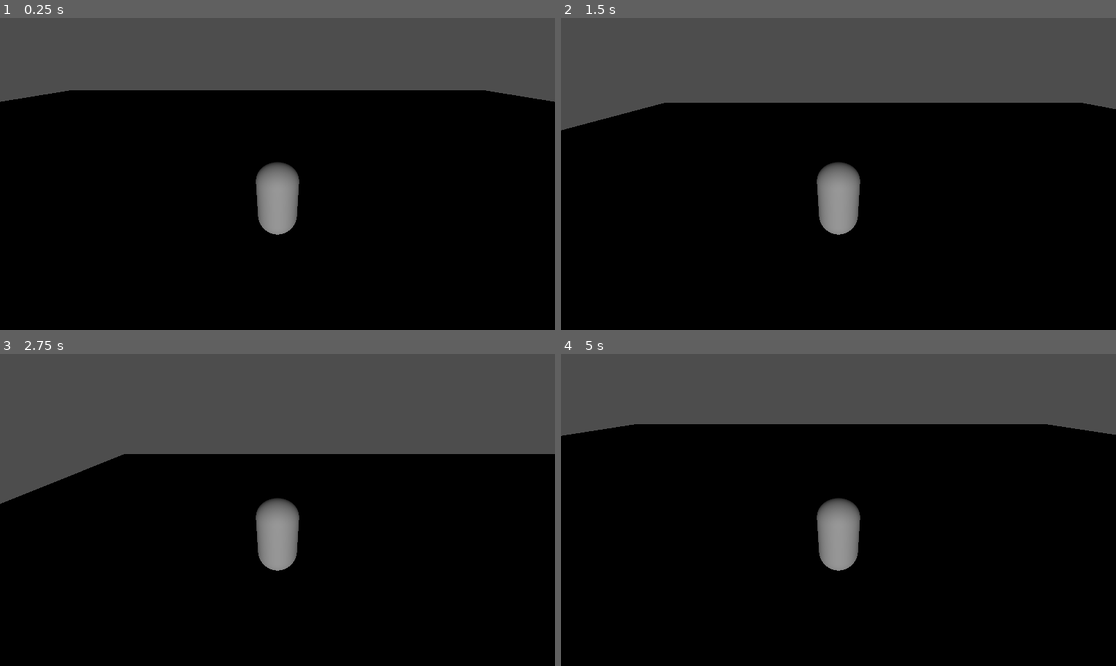
Above: before the commit, frames 1-4 (two rows, left to right).
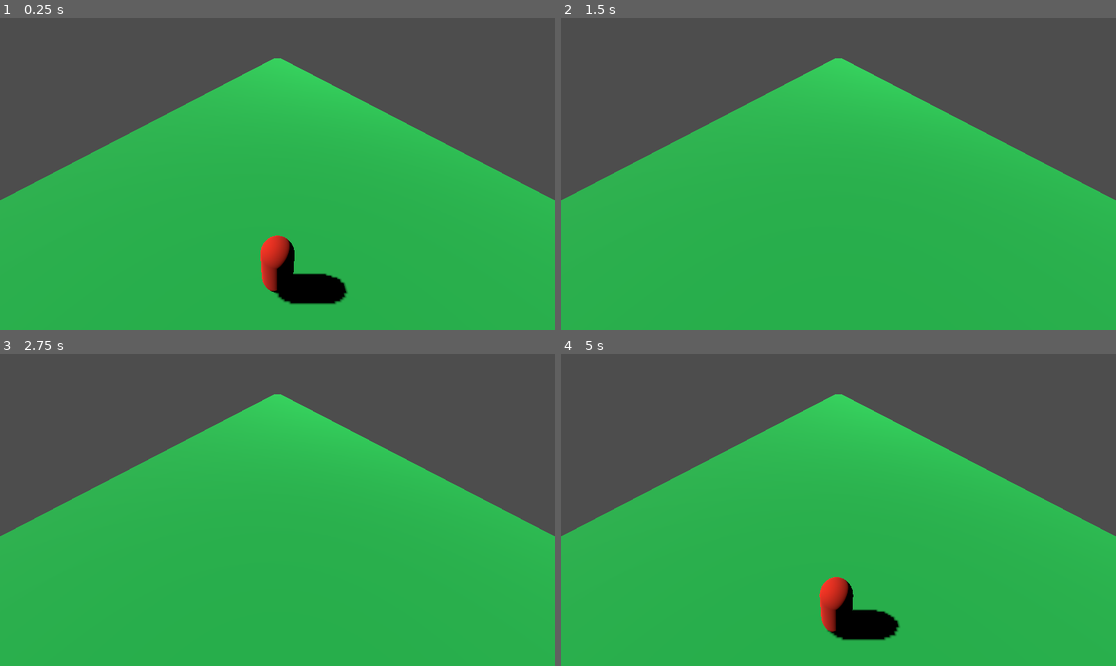
Above: after the commit, the same moments.

Repository: Sumit-Kumar1/GodotRunner
Game: Godot game, scene res://scene/main.tscn
Two runs of this game, one before a commit and one after it. Both use one fixed random seed, a clock stepped at 60 frames per second and the inputs below.
Inputs:
- Up to frame 1 (0.25 s): no input
- Up to frame 2 (1.5 s): hold Right (move_right) 0.53-1.28 s; hold Space (jump) 0.53-1.28 s; hold S (move_back) from 1.28 s (still down); tap Space (jump) at 1.35 s
- Up to frame 3 (2.75 s): tap Space (jump) at 1.52, 1.82 s; release S (move_back) at 2.03 s; hold Right (move_right) from 2.03 s (still down); hold Space (jump) from 2.03 s (still down)
- Up to frame 4 (5 s): release Right (move_right) at 2.78 s; release Space (jump) at 2.78 s; hold W (move_forward) 2.78-3.53 s; tap Space (jump) at 2.85, 3.02, 3.32, 4.35, 4.52, 4.82 s; hold Space (jump) 3.53-4.28 s; hold A (move_left) from 3.53 s (still down)

The runs differ from the first frame. In frame 1, 76% of the frame differs, in the area x 0-100%, y 12-100%; in frame 2, 74%; in frame 3, 70%; in frame 4, 77%.

Commit message:
Fixed the player movement, added player-Follow script

Diff:
--- a/scene/main.tscn
+++ b/scene/main.tscn
@@ -1,32 +1,38 @@
-[gd_scene load_steps=4 format=3 uid="uid://bn6thegnjh1yr"]
+[gd_scene load_steps=6 format=3 uid="uid://bn6thegnjh1yr"]
 
+[ext_resource type="Script" path="res://scene/player_follow.gd" id="1_5dvwg"]
 [ext_resource type="PackedScene" uid="uid://c0txbsrj88qfn" path="res://scene/player.tscn" id="1_6cc73"]
 
-[sub_resource type="BoxShape3D" id="BoxShape3D_a3lla"]
-size = Vector3(60, 2, 60)
+[sub_resource type="StandardMaterial3D" id="StandardMaterial3D_st4e7"]
+albedo_color = Color(0.1422, 0.79, 0.325743, 0.760784)
 
 [sub_resource type="BoxMesh" id="BoxMesh_5kko3"]
-size = Vector3(60, 2, 60)
+material = SubResource("StandardMaterial3D_st4e7")
+size = Vector3(30, 2, 2000)
+
+[sub_resource type="BoxShape3D" id="BoxShape3D_a3lla"]
+size = Vector3(30, 2, 2000)
 
 [node name="Main" type="Node3D"]
 
 [node name="Ground" type="StaticBody3D" parent="."]
 transform = Transform3D(1, 0, 0, 0, 1, 0, 0, 0, 1, 0, 5.26694, 0)
 
+[node name="MeshInstance3D" type="MeshInstance3D" parent="Ground"]
+mesh = SubResource("BoxMesh_5kko3")
+
 [node name="CollisionShape3D" type="CollisionShape3D" parent="Ground"]
 shape = SubResource("BoxShape3D_a3lla")
 
-[node name="MeshInstance3D" type="MeshInstance3D" parent="Ground"]
-mesh = SubResource("BoxMesh_5kko3")
+[node name="DirectionalLight3D" type="DirectionalLight3D" parent="."]
+transform = Transform3D(-4.37114e-08, 0.707107, -0.707107, 0, 0.707107, 0.707107, 1, 3.09086e-08, -3.09086e-08, 0, 20, 0)
+shadow_enabled = true
 
-[node name="DirectionalLight3D" type="DirectionalLight3D" parent="."]
-transform = Transform3D(1, 0, 0, 0, 1, 0, 0, 0, 1, 0, 27.4822, 0)
-shadow_enabled = true
+[node name="CameraPivot" type="Marker3D" parent="."]
+transform = Transform3D(1, 0, 0, 0, 0.866025, 0.5, 0, -0.5, 0.866025, 0, 13, 2)
+script = ExtResource("1_5dvwg")
+
+[node name="Camera3D" type="Camera3D" parent="CameraPivot"]
 
 [node name="Player" parent="." instance=ExtResource("1_6cc73")]
 transform = Transform3D(1, 0, 0, 0, 1, 0, 0, 0, 1, 0, 10, -2)
-
-[node name="CameraPivot" type="Marker3D" parent="Player"]
-transform = Transform3D(1, 0, 0, 0, 0.866025, 0.5, 0, -0.5, 0.866025, 0, 3, 4)
-
-[node name="Camera3D" type="Camera3D" parent="Player/CameraPivot"]
--- a/scripts/player.gd
+++ b/scene/player.gd
@@ -1,7 +1,8 @@
 extends CharacterBody3D
 
 # How fast the player moves in meters per second.
-@export var speed = 20
+@export var speed = 5
+
 # The downward acceleration when in the air, in meters per second squared.
 @export var fall_acceleration = 75
 
@@ -10,8 +11,6 @@
 
 func _physics_process(delta):
 	# In 3D godot XZ is the ground plane
-
-	# Direction variable
 	var direction = Vector3.ZERO
 
 	if Input.is_action_pressed("move_left"):
@@ -34,7 +33,7 @@
 	target_velocity.z = direction.z * speed
 
 	if is_on_floor() and Input.is_action_pressed("jump"):
-		target_velocity.y += 10*jump
+		target_velocity.y = 10*jump
 
 	# Vertical Velocity
 	if not is_on_floor(): # If in the air, fall towards the floor. Literally gravity
--- a/scene/player.tscn
+++ b/scene/player.tscn
@@ -1,8 +1,11 @@
-[gd_scene load_steps=4 format=3 uid="uid://c0txbsrj88qfn"]
+[gd_scene load_steps=5 format=3 uid="uid://c0txbsrj88qfn"]
 
-[ext_resource type="Script" path="res://scripts/player.gd" id="1_ltted"]
+[ext_resource type="Script" path="res://scene/player.gd" id="1_ltted"]
 
 [sub_resource type="CapsuleMesh" id="CapsuleMesh_htbrm"]
+
+[sub_resource type="StandardMaterial3D" id="StandardMaterial3D_pi3im"]
+albedo_color = Color(0.94, 0.17014, 0.0846, 0.341176)
 
 [sub_resource type="CapsuleShape3D" id="CapsuleShape3D_jculp"]
 
@@ -15,6 +18,7 @@
 
 [node name="MeshInstance3D" type="MeshInstance3D" parent="Pivot"]
 mesh = SubResource("CapsuleMesh_htbrm")
+surface_material_override/0 = SubResource("StandardMaterial3D_pi3im")
 
 [node name="CollisionShape3D" type="CollisionShape3D" parent="."]
 shape = SubResource("CapsuleShape3D_jculp")
--- /dev/null
+++ b/scene/player_follow.gd
@@ -0,0 +1,17 @@
+#script for camera to follow the player
+extends Marker3D
+
+var playerPOS : Basis
+var camPOS : Basis
+var offset= Vector3(0,13,2)
+var offsetAngle = Quaternion(Vector3(1,0,0), -30.0) # the rotation in x axis of -30 deg
+
+func _ready():
+	camPOS = $Camera3D.basis
+	var player = get_parent().find_child("Player")
+
+
+
+func _process(delta):
+	# get the current transfrom and set the transfrom to the camera
+	pass
